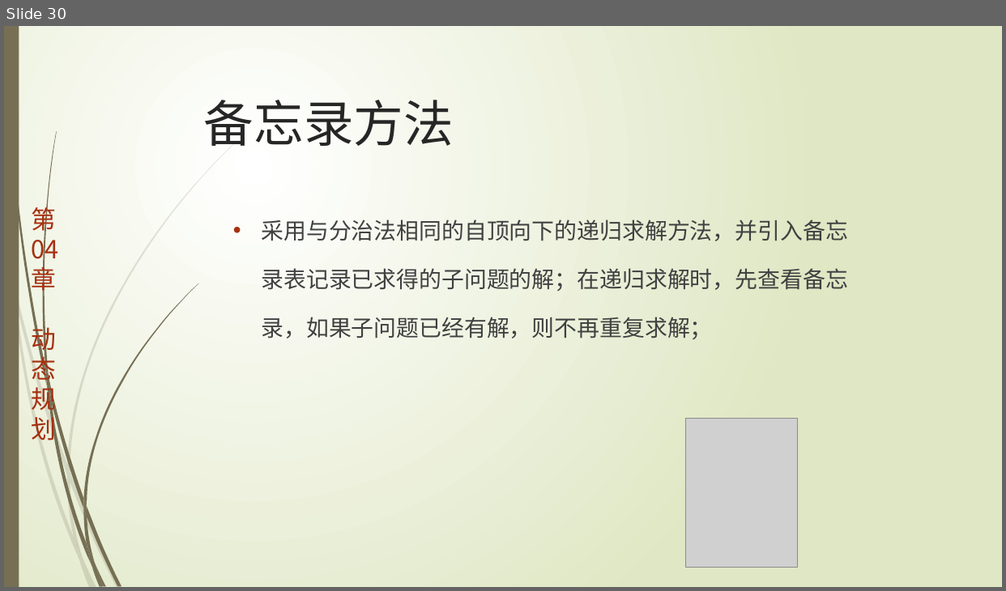
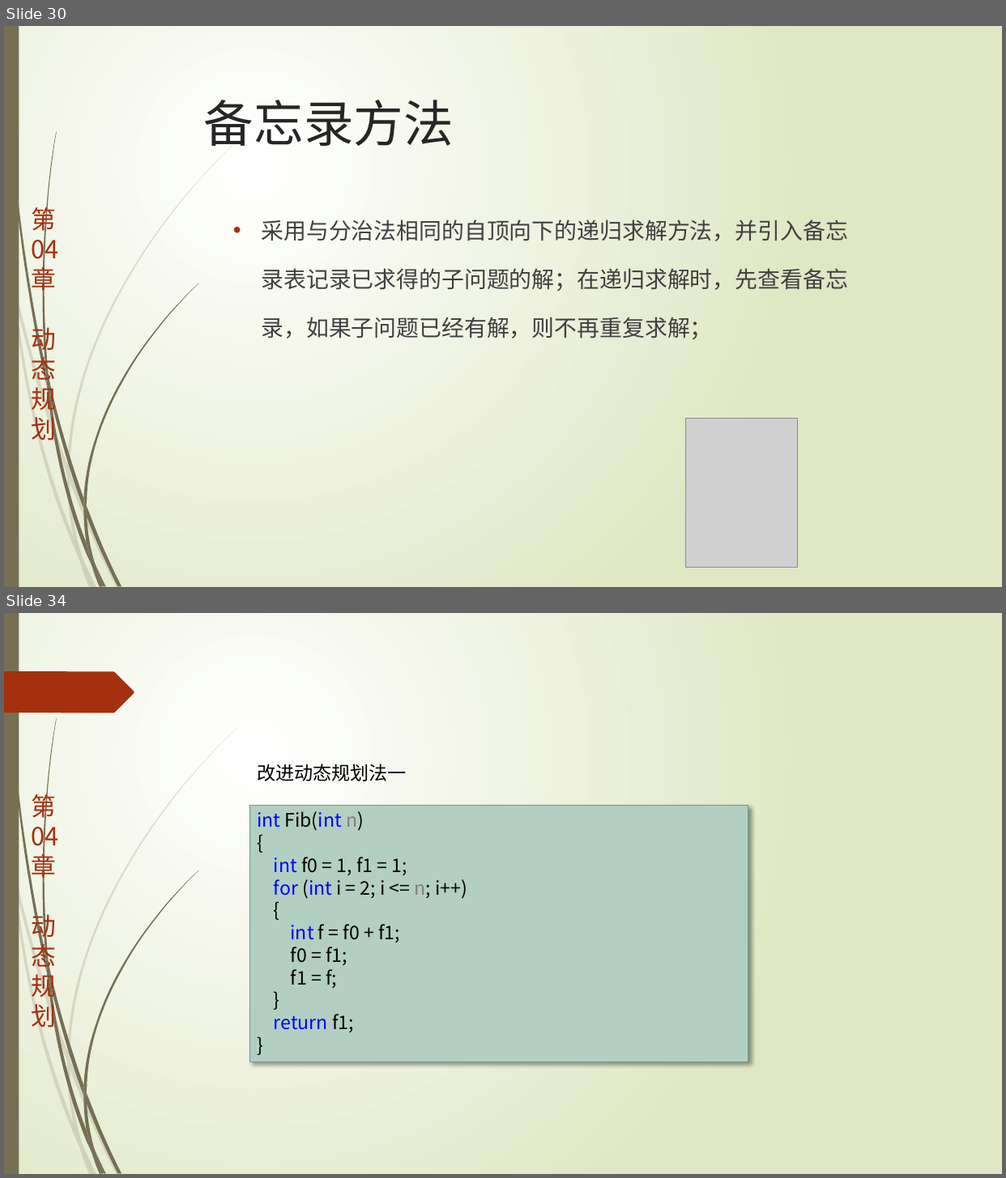
Before and after one commit to TeacherPeng/AlgorithmDesign, a slide deck: 教案/第04章.动态规划.pptx. Shown one above the other, each under a label of ours: slide 30 before the commit, slides 30 and 34 after it; the slides between them are not shown. The pictures are 1006x591 and 1006x1178 pixels, drawn with LibreOffice and Linux fonts; fonts in the diff are those of the drawing; grey boxes stand for pictures. Boxes give left, top, right and bottom in pixels: in the first picture for what was removed or moved away, otherwise in the second. Text is boxed around its words. In the diff, an @@ line names an element or a change of style, - is before the commit and + after.

Commit message:
更新动态规划教案。

```diff
--- a/教案/第04章.动态规划.pptx
+++ b/教案/第04章.动态规划.pptx
@@ slide 34 added at [4, 613, 1002, 1174], background gradient #FFFFFF to #DFE8C4; not listed: 24 template elements that a slide beside it also shows @@
@@ freeform shape added at [4, 671, 134, 713], fill #A53010 @@
@@ text added at [257, 764, 407, 781], 18 pt, text #000000 @@
+改进动态规划法一
@@ rectangle added at [249, 806, 749, 1063], fill #B3CFC2, outline #65A48B 0.75 pt, 18 pt, text #000000 @@
+int Fib(int n)
+{
+int f0 = 1, f1 = 1;
+for (int i = 2; i <= n; i++)
+{
+int f = f0 + f1;
+f0 = f1;
+f1 = f;
+}
+return f1;
+}
```
Also in this commit, not shown: 5 other slides added.
